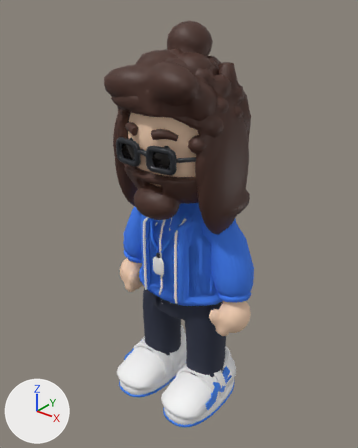
An edit to the glTF model src/client/models/avatar.glb, drawn before and after from the same camera.
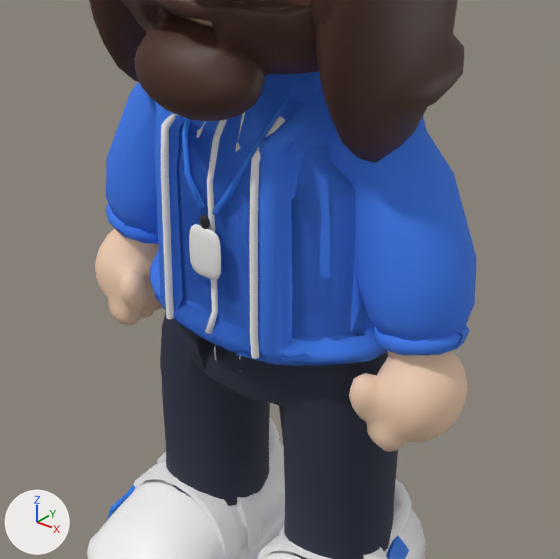
There are two pictures of each version: one whole from a camera (50 mm lens) standing at (1.16, -1.5, 1.75) and looking at (-0.023, -0.022, 0.833), one close up on the part from 24% to 79% of the width and 40% to 84% of the height. Lighting does not change. The marker at lower left points along +X, +Y and +Z. The older version's two pictures come first.

The first close-up shows 'CH_OfficeAvatar_Badge_Lanyard_LOD0', 'CH_OfficeAvatar_Beard_Full_LOD0', 'CH_OfficeAvatar_Beard_Long_LOD0', 'CH_OfficeAvatar_Body_Hands_LOD0', 'CH_OfficeAvatar_Bottom_Joggers_LOD0', 'CH_OfficeAvatar_Bottom_Trousers_LOD0', 'CH_OfficeAvatar_Hair_Long_LOD0', 'CH_OfficeAvatar_Shoes_Sneakers_LOD0', 'CH_OfficeAvatar_Top_HoodieOpen_LOD0', 'CH_OfficeAvatar_Top_Jacket_LOD0', 'CH_OfficeAvatar_Top_Sweater_LOD0' and 4 more.
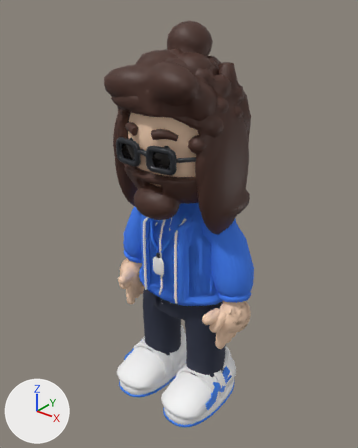
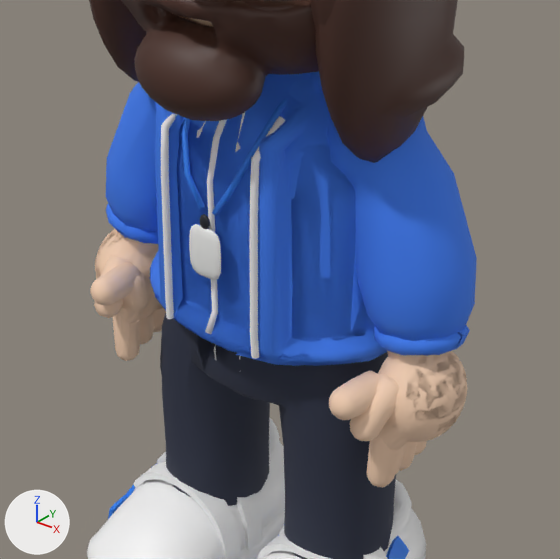
Diff of the bpy script that builds the scene:
```diff
--- a/src/client/models/avatar.glb.py
+++ b/src/client/models/avatar.glb.py
@@ me_ch_officeavatar_body_handsthumb_lod0 @@
+me_ch_officeavatar_body_handsthumb_lod0.from_pydata(...)  # 944 vertices, 1880 faces; spans x -0.348..0.348, y -0.184..0.037, z 0.428..0.623
+me_ch_officeavatar_body_handsthumb_lod0.materials.append(mat_m_skin)  # beige #f7d2b4
@@ me_ch_officeavatar_body_handspoint_lod0 @@
+me_ch_officeavatar_body_handspoint_lod0.from_pydata(...)  # 944 vertices, 1880 faces; spans x -0.348..0.348, y -0.126..0.037, z 0.365..0.623
+me_ch_officeavatar_body_handspoint_lod0.materials.append(mat_m_skin)  # beige #f7d2b4
@@ me_ch_officeavatar_body_handsopen_lod0 @@
+me_ch_officeavatar_body_handsopen_lod0.from_pydata(...)  # 944 vertices, 1880 faces; spans x -0.314..0.315, y -0.159..0.036, z 0.373..0.623
+me_ch_officeavatar_body_handsopen_lod0.materials.append(mat_m_skin)  # beige #f7d2b4
@@ ob_ch_officeavatar_body_handsthumb_lod0 @@
+ob_ch_officeavatar_body_handsthumb_lod0 = bpy.data.objects.new('CH_OfficeAvatar_Body_HandsThumb_LOD0', me_ch_officeavatar_body_handsthumb_lod0)
+ob_ch_officeavatar_body_handsthumb_lod0.location = (0.0, 0.0, 0.0)
@@ ob_ch_officeavatar_body_handspoint_lod0 @@
+ob_ch_officeavatar_body_handspoint_lod0 = bpy.data.objects.new('CH_OfficeAvatar_Body_HandsPoint_LOD0', me_ch_officeavatar_body_handspoint_lod0)
+ob_ch_officeavatar_body_handspoint_lod0.location = (0.0, 0.0, 0.0)
@@ ob_ch_officeavatar_body_handsopen_lod0 @@
+ob_ch_officeavatar_body_handsopen_lod0 = bpy.data.objects.new('CH_OfficeAvatar_Body_HandsOpen_LOD0', me_ch_officeavatar_body_handsopen_lod0)
+ob_ch_officeavatar_body_handsopen_lod0.location = (0.0, 0.0, 0.0)
```

Pixel boxes [x1, y1, x2, y2] of what changed, in the close-ups (560 x 559 px):
'CH_OfficeAvatar_Body_HandsPoint_LOD0', added: after [95, 229, 467, 488]
'CH_OfficeAvatar_Body_HandsThumb_LOD0', added: after [90, 230, 467, 450]
'CH_OfficeAvatar_Body_HandsOpen_LOD0', added (mostly hidden): after [94, 233, 427, 476]
'CH_OfficeAvatar_Body_Hands_LOD0', unchanged, covered by the edit: before [95, 228, 467, 452]; after [95, 228, 467, 449]
